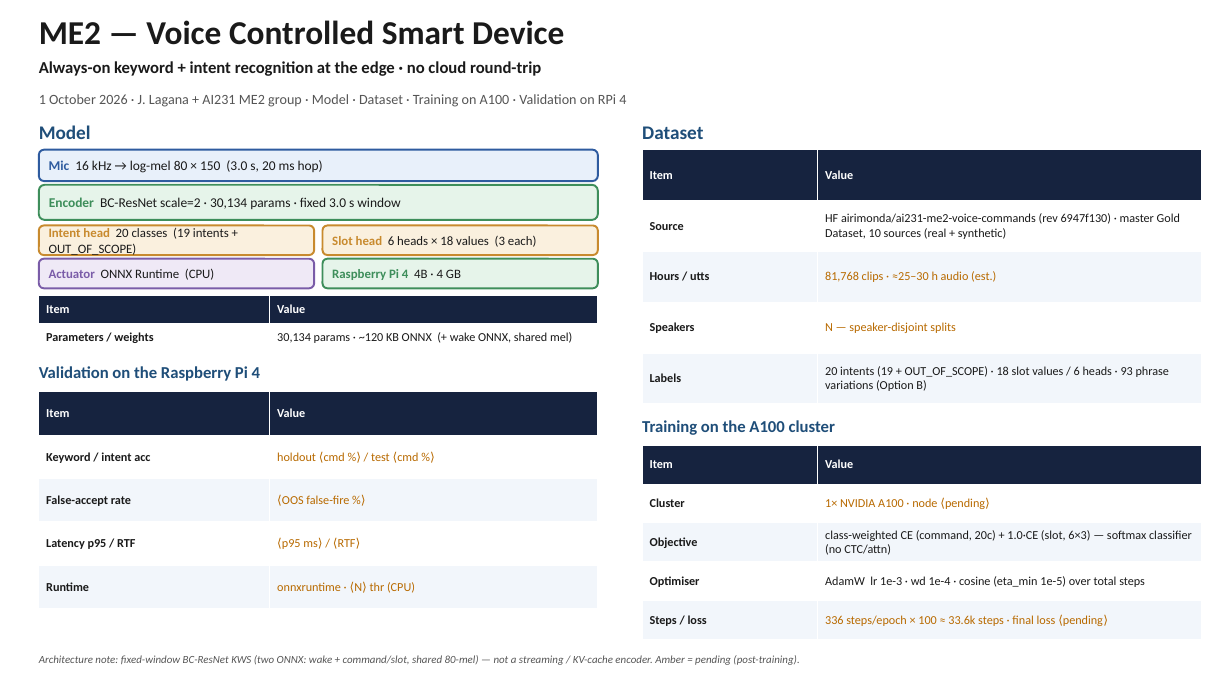
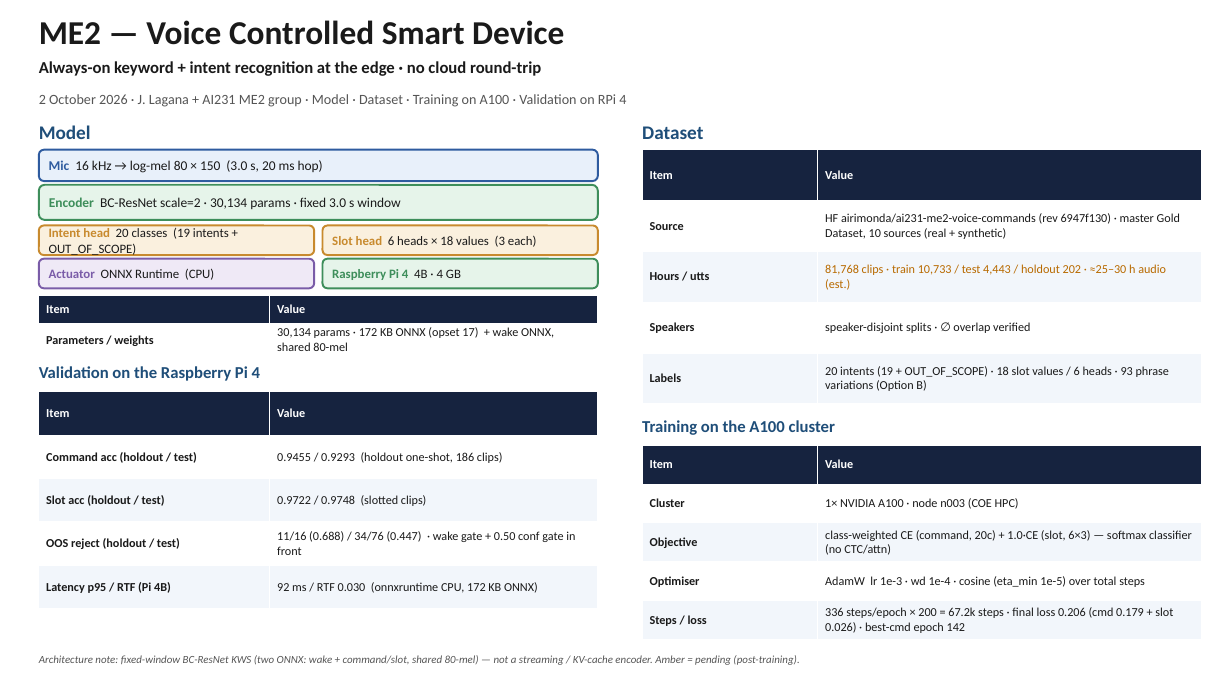
Before and after one commit to jblagana/ai231-me2-v3, a slide deck: slide 1 of slides/me2_v3_submission.pptx. Drawn at 1232x693 pixels with LibreOffice and Linux fonts; fonts in the diff are those of the drawing. Boxes give left, top, right and bottom in pixels: in the first picture for what was removed or moved away, otherwise in the second. Text is boxed around its words. In the diff, an @@ line names an element or a change of style, - is before the commit and + after.

Commit message:
V3 run-1 complete: 200 epochs, holdout GO (cmd 0.9455 / slot 0.9722)
export_onnx.py: use legacy exporter (dynamo=False) to avoid onnxscript; ExportWrapper inserts channel dim so the ONNX input stays (1,80,150) matching Pi mel.py; verify at batch 1. ONNX-vs-torch parity PASS, 172 KB opset 17.

slides: fill all post-training numbers (holdout one-shot cmd 0.9455 / slot 0.9722; test cmd 0.9293 / slot 0.9748; OOS reject 11/16 holdout, 34/76 test; Pi 92ms p95 per 3s clip; 67.2k steps, epoch-142 selection, node n003). No pending cells left.

```diff
--- a/slides/me2_v3_submission.pptx
+++ b/slides/me2_v3_submission.pptx
@@ text at (39, 94, 626, 107): text changed @@
-1 October 2026 · J. Lagana + AI231 ME2 group · Model · Dataset · Training on A100 · Validation on RPi 4
+2 October 2026 · J. Lagana + AI231 ME2 group · Model · Dataset · Training on A100 · Validation on RPi 4
@@ table at (642, 150, 1202, 404) @@
-row 3, column 2: 81,768 clips · ≈25–30 h audio (est.)
+row 3, column 2: 81,768 clips · train 10,733 / test 4,443 / holdout 202 · ≈25–30 h audio (est.)
-row 4, column 2: N — speaker-disjoint splits
+row 4, column 2: speaker-disjoint splits · ∅ overlap verified
@@ table at (39, 296, 598, 355) @@
-row 2, column 2: 30,134 params · ~120 KB ONNX (+ wake ONNX, shared mel)
+row 2, column 2: 30,134 params · 172 KB ONNX (opset 17) + wake ONNX, shared 80-mel
@@ table at (39, 392, 598, 609) @@
-row 2, column 1: Keyword / intent acc
+row 2, column 1: Command acc (holdout / test)
-row 2, column 2: holdout ⟨cmd %⟩ / test ⟨cmd %⟩
+row 2, column 2: 0.9455 / 0.9293 (holdout one-shot, 186 clips)
-row 3, column 1: False-accept rate
+row 3, column 1: Slot acc (holdout / test)
-row 3, column 2: ⟨OOS false-fire %⟩
+row 3, column 2: 0.9722 / 0.9748 (slotted clips)
-row 4, column 1: Latency p95 / RTF
+row 4, column 1: OOS reject (holdout / test)
-row 4, column 2: ⟨p95 ms⟩ / ⟨RTF⟩
+row 4, column 2: 11/16 (0.688) / 34/76 (0.447) · wake gate + 0.50 conf gate in front
-row 5, column 1: Runtime
+row 5, column 1: Latency p95 / RTF (Pi 4B)
-row 5, column 2: onnxruntime · ⟨N⟩ thr (CPU)
+row 5, column 2: 92 ms / RTF 0.030 (onnxruntime CPU, 172 KB ONNX)
@@ table at (642, 445, 1202, 640) @@
-row 2, column 2: 1× NVIDIA A100 · node ⟨pending⟩
+row 2, column 2: 1× NVIDIA A100 · node n003 (COE HPC)
-row 5, column 2: 336 steps/epoch × 100 ≈ 33.6k steps · final loss ⟨pending⟩
+row 5, column 2: 336 steps/epoch × 200 = 67.2k steps · final loss 0.206 (cmd 0.179 + slot 0.026) · best-cmd epoch 142
```
Also in this commit, not shown: 1 other slide changed, 2 other files.
